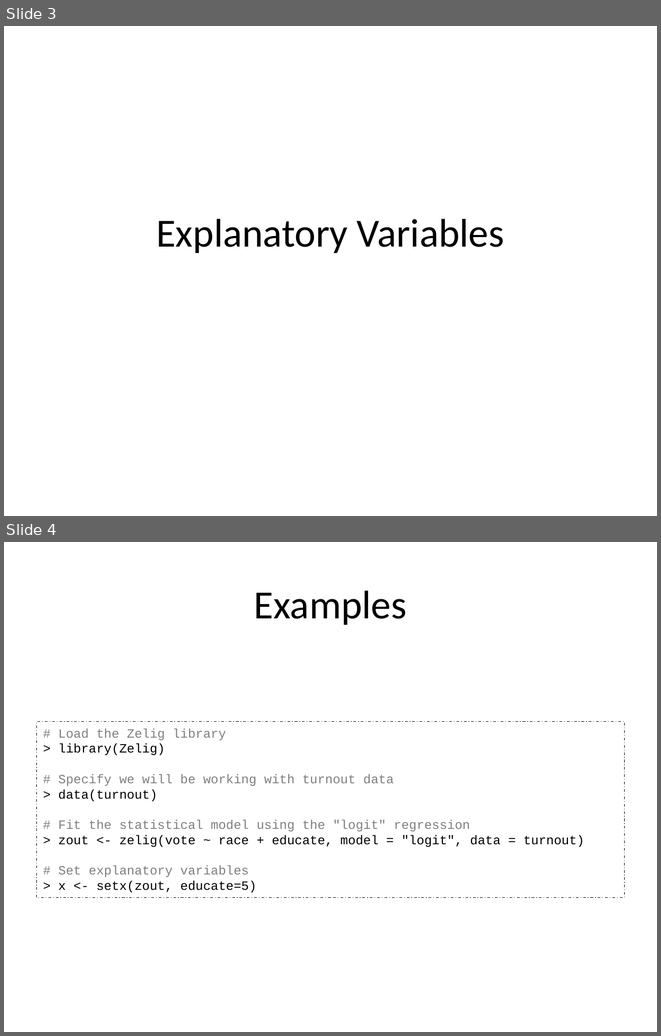
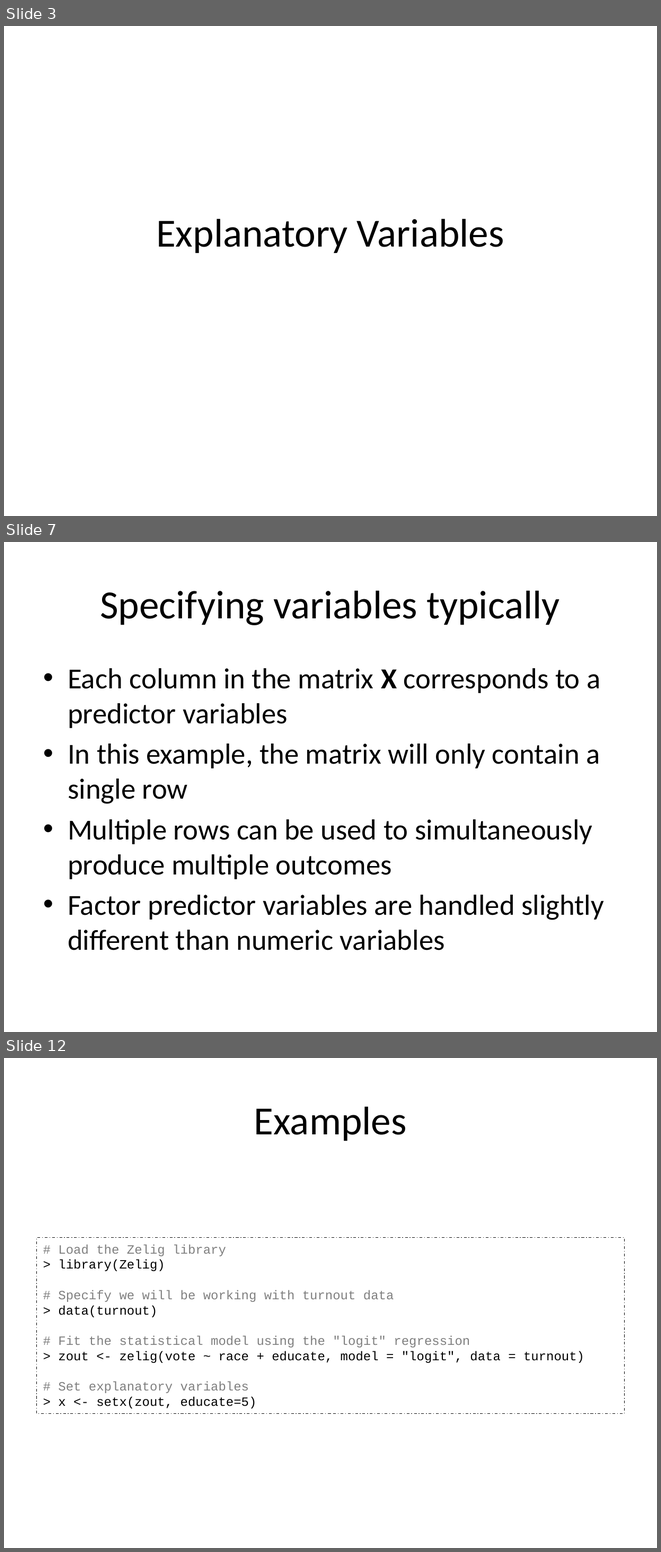
Before and after one commit to IQSS/Zelig4-Documentation, a slide deck: January-Class/Zelig_2_explanatory.pptx. Shown one above the other, each under a label of ours: slides 3 and 4 before the commit, slides 3, 7 and 12 after it; the slides between them are not shown. The pictures are 661x1036 and 661x1552 pixels, drawn with LibreOffice and Linux fonts; fonts in the diff are those of the drawing. Boxes give left, top, right and bottom in pixels: in the first picture for what was removed or moved away, otherwise in the second. Text is boxed around its words. In the diff, an @@ line names an element or a change of style, - is before the commit and + after.

```diff
--- a/January-Class/Zelig_2_explanatory.pptx
+++ b/January-Class/Zelig_2_explanatory.pptx
@@ slide 7 added at [4,542,657,1032], background #FFFFFF @@
@@ title added at [100,590,560,625], 44 pt, text #000000 @@
+Specifying variables typically
@@ text added at [68,668,604,950], 32 pt, text #000000 @@
+• Each column in the matrix X corresponds to a predictor variables
+• In this example, the matrix will only contain a single row
+• Multiple rows can be used to simultaneously produce multiple outcomes
+• Factor predictor variables are handled slightly different than numeric variables
@@ what was slide 4 is now slide 12 @@
```
Also in this commit, not shown: 7 other slides added.
